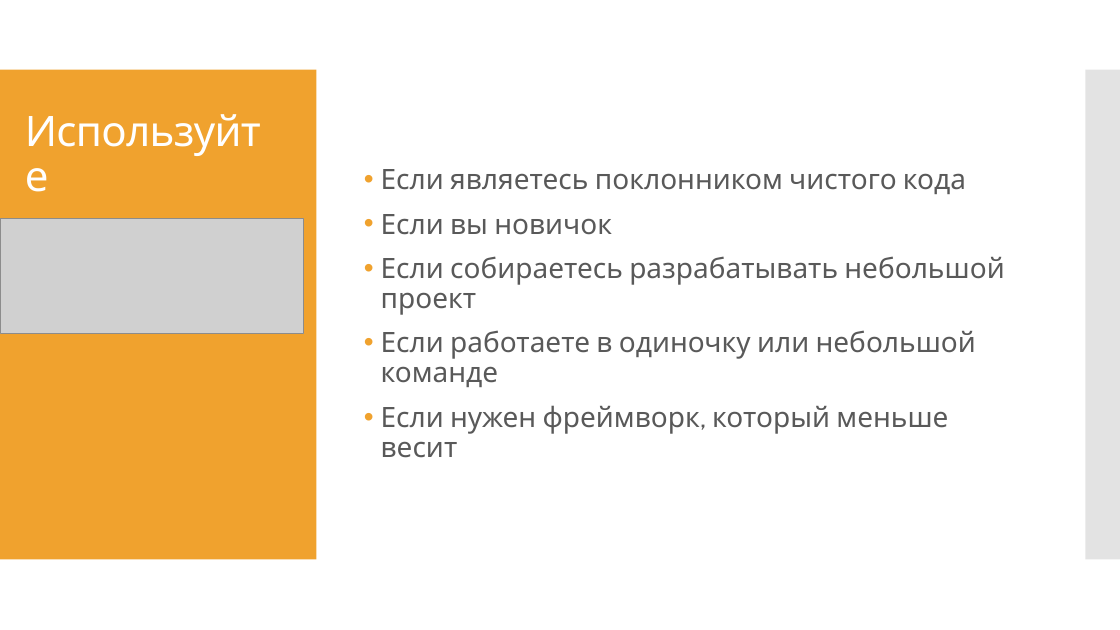
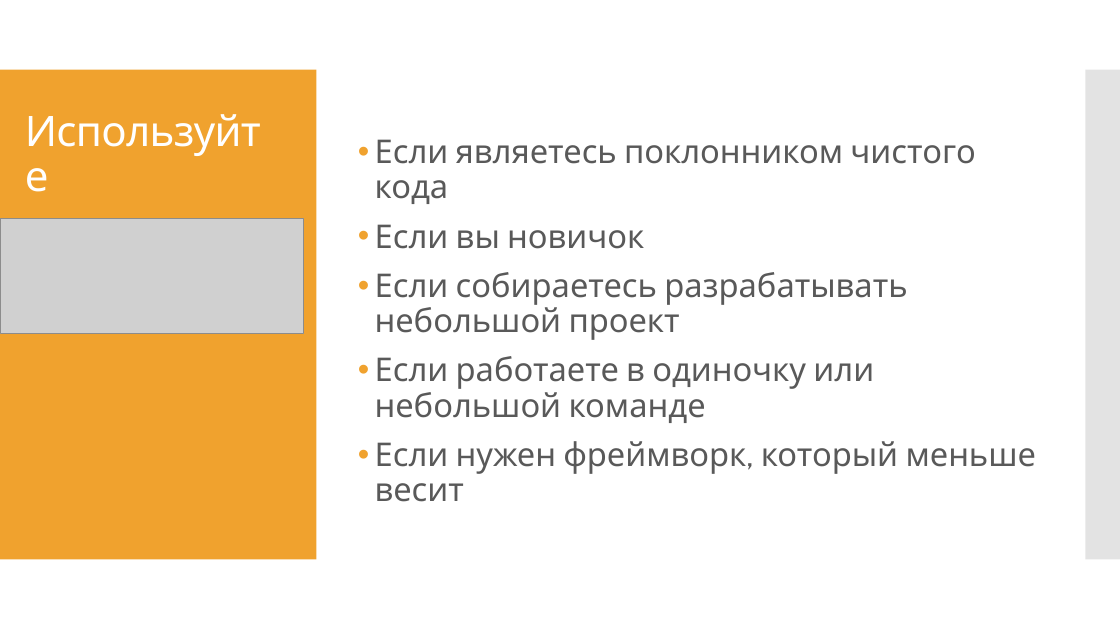
Before and after one commit to AlinaZhurba2000/DZ_Dmitrieva_and_Zhurba, a slide deck: slide 36 of презентация_файл_видео/Сравнение js frameworks.pptx. Drawn at 1120x630 pixels with LibreOffice and Linux fonts; fonts in the diff are those of the drawing; grey boxes stand for pictures. Boxes give left, top, right and bottom in pixels: in the first picture for what was removed or moved away, otherwise in the second. Text is boxed around its words. In the diff, an @@ line names an element or a change of style, - is before the commit and + after.

```diff
--- a/презентация_файл_видео/Сравнение js frameworks.pptx
+++ b/презентация_файл_видео/Сравнение js frameworks.pptx
@@ text "Если являетесь поклонником чистого кода": place and size @@
-text "Если являетесь поклонником чистого кода" at (381, 169, 1004, 458)
+text "Если являетесь поклонником чистого кода" at (375, 139, 1036, 502)
@@ text "Если являетесь поклонником чистого кода" at (375, 139, 1036, 502): size 24 to 28 pt @@
```
Also in this commit, not shown: 7 other slides changed.
